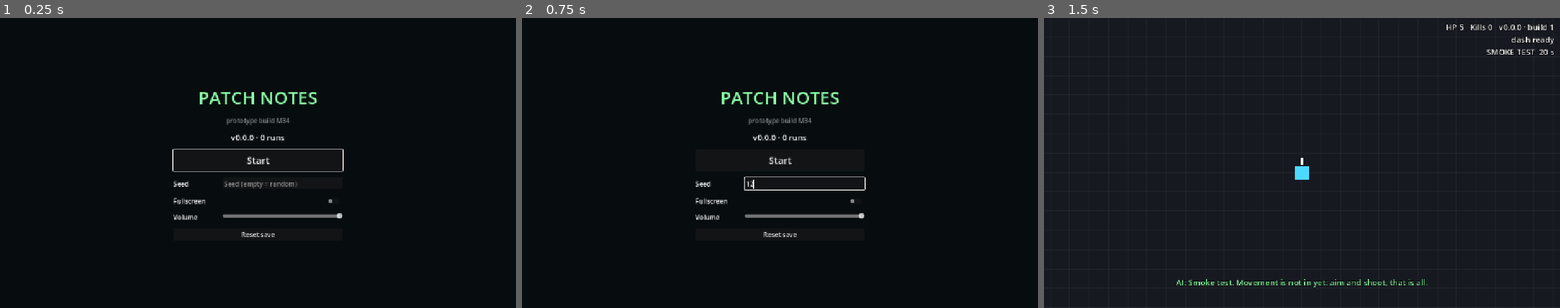
Above: before the commit, frames 1-3 (left to right).
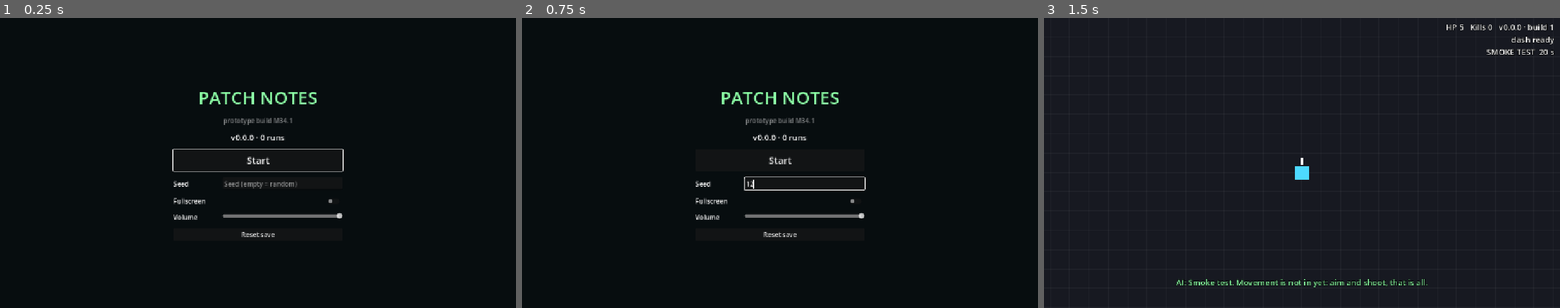
Above: after the commit, the same moments.

Repository: mrafael1/PatchNote
Game: Godot game, scene res://ui/start_screen.tscn
Two runs of this game, one before a commit and one after it. Both use one fixed random seed, a clock stepped at 60 frames per second and the inputs below.
Inputs (mouse positions are in pixels of both pictures, inside the frame that each line leads up to):
- Up to frame 1 (0.25 s): no input
- Up to frame 2 (0.75 s): click (805, 183) at 0.52 s; type "12" at 0.6 s
- Up to frame 3 (1.5 s): click "Start" at 1.25 s

The runs differ from the first frame. In frame 1, 0.2% of the frame differs, in the area x 43-57%, y 34-37%; in frame 2, 0.2%; in frame 3, nothing differs.

Commit message:
M34.1: owner feedback - softer explosion flash, kills fill the patch gauge
- The explosion screen flash drops from 25% to 12% and fires at most once
  per 0.5 s; exploding shots strobed the screen.
- Prompt pacing is one meter: time fills it in 80 s (55 s for the first
  meter of a run or stage), each counted kill is worth 1 s more, with a
  20 s floor. The gauge flashes on every counted kill. The kill-count
  gate (first_prompt_kills, prompt_kills_step) is gone.

Numbers (bot, 16 seeds, fresh save with the basics): prompts at 37/83/129 s
(was 40/88/136); invincible 174.2 s (all unlocked 174.1 s); mortal 104.5 s
(108.9 s on the old schedule).

Co-Authored-By: Claude Opus 5.5 <noreply@anthropic.com>

Diff:
--- a/core/tuning.gd
+++ b/core/tuning.gd
@@ -135,13 +135,20 @@
 var toast_time := 2.2             # how long the AI line stays up after a patch
 
 # --- Director ---
-var first_prompt_kills := 10
-var prompt_kills_step := 6
 # Pacing for the ~3 min v0.0 run (PLAN v5 2.1), retuned at M28 from bot sweeps (16 seeds,
 # --fresh): 3 small prompts, then the 45 s release-candidate wave.
-var first_prompt_min_gap := 40.0  # game seconds before the first prompt may open
-var prompt_min_gap := 48.0
-var prompt_max_gap := 60.0        # a prompt opens at this gap even if the kill gate is not met
+# One meter since the owner's feedback after M34 (2026-11-22): time fills it in
+# prompt_max_gap, each counted kill adds prompt_kill_seconds, and a prompt never opens
+# sooner than the minimum gap. Bot sweeps (16 seeds): prompts at 37/83/129 s (the old
+# schedule was 40/88/136), invincible runs 174 s, mortal fresh 104.5 s (was 108.9; a 65 s
+# first meter gave 88 s: the first prompt's heal came too late). A player who kills
+# faster than the bot gets the patches sooner.
+var first_prompt_min_gap := 20.0  # game seconds before the first prompt may open
+var prompt_min_gap := 20.0
+var first_prompt_max_gap := 55.0  # the first meter: few enemies yet, so a shorter one
+var prompt_max_gap := 80.0        # time alone fills the meter in this long
+var prompt_kill_seconds := 1.0    # each counted kill is worth this much waiting
+var prompt_incoming_at := 0.85    # the HUD announces the patch from this much meter
 var prompts_per_run := 3
 var offer_size := 3
 var hotfix_heal := 1.0            # HP restored by every applied patch
--- a/director/ai_director.gd
+++ b/director/ai_director.gd
@@ -9,6 +9,7 @@
 ## Tests drive it the same way, without any UI.
 
 signal prompt_requested(offer: Offer)
+signal kill_counted   ## a kill filled the meter (the HUD gauge pulses)
 
 var transition: Transition   ## optional: patches go through it when set
 var enabled := true
@@ -26,7 +27,6 @@
 
 var _kills_since_prompt := 0
 var _last_prompt_time := 0.0
-var _kills_needed := 0
 var _hint_given := false
 
 
@@ -34,7 +34,6 @@
 	charges = Tuning.rollback_charges_start
 	charges_earned = charges
 	taste = Taste.from_session()
-	_kills_needed = Tuning.first_prompt_kills
 	_last_prompt_time = RunState.game_time
 	EventBus.enemy_killed.connect(_on_enemy_killed)
 
@@ -61,34 +60,35 @@
 	return prompt_index >= limit() and pending == null
 
 
-## (enough counted kills AND the minimum gap) OR the maximum gap.
+## One meter (owner feedback after M34, 2026-11-22: "killing enemies should fill the
+## gauge quicker"): time fills it in Tuning.prompt_max_gap seconds and every counted
+## kill is worth Tuning.prompt_kill_seconds more. The prompt opens when it is full,
+## but never sooner than min_gap() after the last one.
 func should_prompt(ctx: Dictionary) -> bool:
 	if prompt_index >= limit():
 		return false
 	var gap: float = ctx.time - _last_prompt_time
-	if gap >= Tuning.prompt_max_gap:
-		return true
-	return ctx.kills >= _kills_needed and gap >= min_gap()
-
-
-## The kill gate is met and only the time gap is left: the HUD announces the prompt
-## (PLAN v5 2.1). It reads the gates and adds none.
+	return gap >= min_gap() and _meter(gap, ctx.kills) >= 1.0
+
+
+func _meter(gap: float, kills: int) -> float:
+	return (gap + kills * Tuning.prompt_kill_seconds) / maxf(max_gap(), 0.001)
+
+
+## The meter is nearly full: the HUD announces the prompt (PLAN v5 2.1). It reads the
+## meter and adds no rule.
 func patch_incoming() -> bool:
-	if not enabled or pending != null or prompt_index >= limit():
-		return false
-	return _kills_since_prompt >= _kills_needed
+	var p := prompt_progress()
+	return p >= Tuning.prompt_incoming_at
 
 
 ## How close the next small prompt is, 0..1, for the HUD gauge (G11 feedback,
-## 2026-11-22); -1 when none is coming. It mirrors should_prompt(): the prompt opens at
-## 1, and the value never goes back (kills and time only grow between prompts).
+## 2026-11-22); -1 when none is coming. The prompt opens at 1 (once the minimum gap
+## has passed), and the value never goes back (kills and time only grow between prompts).
 func prompt_progress() -> float:
 	if not enabled or pending != null or prompt_index >= limit():
 		return -1.0
-	var gap := RunState.game_time - _last_prompt_time
-	var kills := 1.0 if _kills_needed <= 0 else float(_kills_since_prompt) / _kills_needed
-	var both := minf(kills, gap / maxf(min_gap(), 0.001))
-	return clampf(maxf(both, gap / maxf(Tuning.prompt_max_gap, 0.001)), 0.0, 1.0)
+	return clampf(_meter(RunState.game_time - _last_prompt_time, _kills_since_prompt), 0.0, 1.0)
 
 
 ## The minimum gap before the next small prompt. A stage's first one comes sooner.
@@ -96,13 +96,18 @@
 	return Tuning.first_prompt_min_gap if prompt_index == _stage_first_prompt else Tuning.prompt_min_gap
 
 
+## Time alone fills the meter in this long. A stage's first one is shorter: few enemies
+## have spawned yet, so kills fill it slowly.
+func max_gap() -> float:
+	return Tuning.first_prompt_max_gap if prompt_index == _stage_first_prompt else Tuning.prompt_max_gap
+
+
 func limit() -> int:
 	return Tuning.prompts_per_run if prompt_limit < 0 else prompt_limit
 
 
 ## A new stage (PLAN v6 4): `count` more prompts, paced from now as at a run start
-## (the gap restarts, the kills since the last prompt reset; the kill gate keeps
-## growing). The first stage only sets the limit: the run start is its pacing.
+## (the gap restarts, the meter empties). The first stage only sets the limit: the run start is its pacing.
 func begin_stage(count: int, first: bool) -> void:
 	prompt_limit = (0 if first else limit()) + count
 	if first:
@@ -119,7 +124,6 @@
 	var offer := get_offer(ctx)
 	_last_prompt_time = ctx.time
 	_kills_since_prompt = 0
-	_kills_needed += Tuning.prompt_kills_step
 	if offer.cards.is_empty():
 		RunState.log_event(&"prompt_skipped", {"index": offer.prompt_index})
 		if transition:
@@ -286,3 +290,5 @@
 	var by_player := info == null or (info as DamageInfo).faction == &"player"
 	if by_player and is_instance_valid(enemy) and enemy.get(&"from_spawner") == true and enemy.get(&"generation") == 0:
 		_kills_since_prompt += 1
+		if prompt_progress() >= 0.0:
+			kill_counted.emit()
--- a/main.gd
+++ b/main.gd
@@ -5,7 +5,7 @@
 ## and hands the run itself to the genre: arena, world, player, camera, spawner and
 ## pacing all live in the Genre node it builds. It never branches on a genre id.
 
-const BUILD := "M34"
+const BUILD := "M34.1"
 
 ## Survive scene reloads: F5 restarts the same seed, "New build" keeps the genre.
 static var next_seed := -1
--- a/systems/feedback.gd
+++ b/systems/feedback.gd
@@ -98,7 +98,7 @@
 	if camera:
 		camera.shake(3.0)
 	if screen and Look.preset.screen_flash:
-		screen.flash(0.25)
+		screen.flash(0.12)   # was 0.25 on every blast until the M34 feedback
 
 
 func _on_player_died() -> void:
--- a/systems/screen_fx.gd
+++ b/systems/screen_fx.gd
@@ -10,10 +10,14 @@
 const VIGNETTE_ALPHA := 0.55
 const VIGNETTE_DEPTH := 0.14   ## share of the shorter screen side
 const FLASH_TIME := 0.08
+## One flash per this many real seconds: exploding shots go off several times a second
+## and the flashes strobed (owner feedback after M34, 2026-11-22).
+const FLASH_COOLDOWN := 0.5
 
 var _vignette_left := 0.0
 var _flash_left := 0.0
 var _flash_alpha := 0.0
+var _flash_ready_in := 0.0
 
 
 func _ready() -> void:
@@ -26,10 +30,15 @@
 	queue_redraw()
 
 
-func flash(alpha := 0.35) -> void:
+## Returns false when a flash went off too recently (it is skipped).
+func flash(alpha := 0.35) -> bool:
+	if _flash_ready_in > 0.0:
+		return false
+	_flash_ready_in = FLASH_COOLDOWN
 	_flash_left = FLASH_TIME
 	_flash_alpha = alpha
 	queue_redraw()
+	return true
 
 
 func vignette_left() -> float:
@@ -37,9 +46,10 @@
 
 
 func _process(delta: float) -> void:
+	var real := delta / maxf(Engine.time_scale, 0.0001)
+	_flash_ready_in = maxf(0.0, _flash_ready_in - real)
 	if _vignette_left <= 0.0 and _flash_left <= 0.0:
 		return
-	var real := delta / maxf(Engine.time_scale, 0.0001)
 	_vignette_left = maxf(0.0, _vignette_left - real)
 	_flash_left = maxf(0.0, _flash_left - real)
 	queue_redraw()
--- a/tests/gut/test_director.gd
+++ b/tests/gut/test_director.gd
@@ -90,13 +90,32 @@
 
 # --- Pacing ----------------------------------------------------------------
 
-func test_prompt_needs_kills_and_the_minimum_gap_or_the_maximum_gap() -> void:
-	var n := Tuning.first_prompt_kills
-	var first := Tuning.first_prompt_min_gap
-	assert_false(director.should_prompt({"time": first + 1.0, "kills": n - 1}), "not enough kills")
-	assert_false(director.should_prompt({"time": first - 1.0, "kills": n * 3}), "too soon")
-	assert_true(director.should_prompt({"time": first, "kills": n}))
-	assert_true(director.should_prompt({"time": Tuning.prompt_max_gap, "kills": 0}), "the maximum gap alone is enough")
+## One meter (owner feedback after M34): time fills it in prompt_max_gap, each kill
+## takes prompt_kill_seconds off, and the minimum gap is a floor.
+func test_time_and_kills_fill_one_meter_over_the_minimum_gap() -> void:
+	var full := Tuning.first_prompt_max_gap
+	var per_kill := Tuning.prompt_kill_seconds
+	var floor_gap := Tuning.first_prompt_min_gap
+	assert_true(director.should_prompt({"time": full, "kills": 0}), "time alone fills it")
+	assert_false(director.should_prompt({"time": full - 1.0, "kills": 0}))
+	var t := floor_gap + 5.0
+	var needed := ceili((full - t) / per_kill)
+	assert_false(director.should_prompt({"time": t, "kills": needed - 1}), "one kill short")
+	assert_true(director.should_prompt({"time": t, "kills": needed}), "kills bring it sooner")
+	assert_false(director.should_prompt({"time": floor_gap - 0.5, "kills": 1000}), "never under the floor")
+	assert_true(director.should_prompt({"time": floor_gap, "kills": 1000}))
+
+
+func test_every_kill_moves_the_gauge() -> void:
+	RunState.game_time += 10.0
+	var before := director.prompt_progress()
+	_kill(1)
+	assert_almost_eq(director.prompt_progress() - before, Tuning.prompt_kill_seconds / director.max_gap(), 0.0001)
+	var pulses := [0]
+	director.kill_counted.connect(func() -> void: pulses[0] += 1)
+	_kill(2)
+	_kill(1, false)   # a patch's spawn: not counted, no pulse
+	assert_eq(pulses[0], 2)
 
 
 func test_the_first_prompt_has_its_own_minimum_gap() -> void:
@@ -104,22 +123,23 @@
 	Tuning.prompt_min_gap = 60.0
 	assert_eq(director.min_gap(), 20.0)
 	assert_false(director.should_prompt({"time": 19.0, "kills": 1000}))
-	assert_true(director.should_prompt({"time": 20.0, "kills": Tuning.first_prompt_kills}))
+	assert_true(director.should_prompt({"time": 20.0, "kills": 1000}))
 	_auto_pick = 0
 	RunState.game_time += Tuning.first_prompt_min_gap
-	_kill(Tuning.first_prompt_kills)
+	_kill(1000)
 	director.poll()
 	assert_eq(offers.size(), 1)
 	assert_eq(director.min_gap(), 60.0)
-	var n := Tuning.first_prompt_kills + Tuning.prompt_kills_step
 	var t := RunState.game_time
-	assert_false(director.should_prompt({"time": t + Tuning.prompt_min_gap - 1.0, "kills": n * 3}), "later gaps are longer")
-	assert_true(director.should_prompt({"time": t + Tuning.prompt_min_gap, "kills": n}))
-
-
-func test_shipped_pacing_brings_the_first_prompt_early() -> void:
+	assert_false(director.should_prompt({"time": t + Tuning.prompt_min_gap - 1.0, "kills": 1000}), "later floors are longer")
+	assert_true(director.should_prompt({"time": t + Tuning.prompt_min_gap, "kills": 1000}))
+
+
+func test_shipped_pacing_lets_kills_matter() -> void:
 	assert_lte(_saved.first_prompt_min_gap, _saved.prompt_min_gap)
-	assert_lt(_saved.prompt_min_gap, Tuning.prompt_max_gap)
+	assert_lt(_saved.prompt_min_gap * 2.0, Tuning.first_prompt_max_gap, "a fast killer can halve the wait")
+	assert_lte(Tuning.first_prompt_max_gap, Tuning.prompt_max_gap)
+	assert_gt(Tuning.prompt_kill_seconds, 0.0)
 
 
 func test_only_spawner_generation_zero_kills_count() -> void:
@@ -129,18 +149,19 @@
 	assert_eq(director.context().kills, 5)
 
 
-func test_kill_threshold_grows_and_the_run_has_four_prompts() -> void:
+func test_each_prompt_empties_the_meter_and_the_run_has_its_prompts() -> void:
 	_auto_pick = 0
-	var needed := Tuning.first_prompt_kills
 	for i in Tuning.prompts_per_run:
 		RunState.game_time += Tuning.prompt_min_gap
+		var needed := ceili((director.max_gap() - Tuning.prompt_min_gap) / Tuning.prompt_kill_seconds)
 		_kill(needed - 1)
 		director.poll()
 		assert_eq(offers.size(), i, "one kill short of %d" % needed)
 		_kill(1)
 		director.poll()
 		assert_eq(offers.size(), i + 1)
-		needed += Tuning.prompt_kills_step
+		if i < Tuning.prompts_per_run - 1:
+			assert_almost_eq(director.prompt_progress(), 0.0, 0.001, "empty again")
 	RunState.game_time += Tuning.prompt_max_gap * 2.0
 	_kill(500)
 	director.poll()
--- a/tests/gut/test_readability.gd
+++ b/tests/gut/test_readability.gd
@@ -271,17 +271,17 @@
 
 # --- The prompt announcement ---------------------------------------------------
 
-func test_the_banner_shows_once_the_kill_gate_is_met_until_the_prompt_opens() -> void:
+func test_the_banner_shows_once_the_meter_is_nearly_full_until_the_prompt_opens() -> void:
 	var hud := _hud()
 	game.director.enabled = true
 	await wait_physics_frames(2)
 	assert_false(game.director.patch_incoming())
-	assert_false(hud.banner_shown(), "not while kills are still needed")
-	game.director.set("_kills_since_prompt", Tuning.first_prompt_kills)
+	assert_false(hud.banner_shown(), "not while the meter is low")
+	game.director.set("_kills_since_prompt", ceili(game.director.max_gap() / Tuning.prompt_kill_seconds))
 	await wait_physics_frames(2)
 	assert_true(game.director.patch_incoming())
 	assert_true(hud.banner_shown(), "Next patch incoming")
-	assert_false(game.prompt_panel.is_open(), "it adds no rule: the time gap still holds")
+	assert_false(game.prompt_panel.is_open(), "it adds no rule: the minimum gap still holds")
 	game.director.open_prompt()
 	await wait_physics_frames(1)
 	assert_false(game.director.patch_incoming())
@@ -332,10 +332,15 @@
 	assert_eq(Tuning.prompts_per_run, 3)
 	assert_eq(Tuning.rc_duration, 45.0)
 	assert_lt(Tuning.prompt_min_gap, Tuning.prompt_max_gap)
-	# The kill gates are met well before the gaps for the bot, so the gaps set the length.
-	var length := Tuning.first_prompt_min_gap + Tuning.prompt_min_gap * (Tuning.prompts_per_run - 1) \
+	# Kills set the length now (one meter, owner feedback after M34); the bot's ~3 min is
+	# measured by the sweep. Here, the bounds: a run that never kills still ends under
+	# 5 min, and the fastest possible one still lasts 100 s.
+	var slowest := Tuning.first_prompt_max_gap + Tuning.prompt_max_gap * (Tuning.prompts_per_run - 1) \
 			+ Tuning.rc_duration
-	assert_between(length, 170.0, 200.0, "~3 min of game time")
+	var fastest := Tuning.first_prompt_min_gap + Tuning.prompt_min_gap * (Tuning.prompts_per_run - 1) \
+			+ Tuning.rc_duration
+	assert_lt(slowest, 300.0, "no kills: under 5 min")
+	assert_gte(fastest, 100.0, "every kill: still a run")
 
 
 ## M30 (PLAN v5 1.7): the 3 tier 1 takes are tuned apart. Each differs from each other
@@ -377,17 +382,29 @@
 	assert_almost_eq(hud.gauge_value(), 0.0, 0.05)
 	assert_eq(hud.gauge_text(), "PATCH 1/%d" % Tuning.prompts_per_run)
 	var last := 0.0
-	director._kills_since_prompt = Tuning.first_prompt_kills
 	for step in 3:
-		RunState.game_time += Tuning.first_prompt_min_gap * 0.3
+		RunState.game_time += director.max_gap() * 0.3
 		await wait_process_frames(1)
 		assert_gte(hud.gauge_value(), last, "it never goes back")
 		last = hud.gauge_value()
 	assert_gt(last, 0.85)
-	RunState.game_time += Tuning.first_prompt_min_gap * 0.1
+	RunState.game_time += director.max_gap() * 0.1
 	await wait_physics_frames(2)
 	assert_not_null(director.pending, "the prompt opened as the gauge filled")
 	assert_eq(hud.gauge_value(), -1.0, "hidden while the prompt is open")
 	director.enabled = false
 	await wait_process_frames(1)
 	assert_eq(hud.gauge_value(), -1.0, "hidden with no director (smoke tests)")
+
+
+## Owner feedback after M34: exploding shots strobed the screen. One faint flash per
+## ScreenFx.FLASH_COOLDOWN at most.
+func test_explosion_flashes_are_rate_limited() -> void:
+	var fx := ScreenFx.new()
+	add_child_autofree(fx)
+	assert_true(fx.flash(0.12))
+	assert_false(fx.flash(0.12), "a second blast right after: no flash")
+	fx._process(ScreenFx.FLASH_COOLDOWN * 0.5)
+	assert_false(fx.flash(0.12))
+	fx._process(ScreenFx.FLASH_COOLDOWN * 0.6)
+	assert_true(fx.flash(0.12), "flashes again after the cooldown")
--- a/tests/gut/test_run_loop.gd
+++ b/tests/gut/test_run_loop.gd
@@ -5,7 +5,7 @@
 
 const TEST_LOG := "user://playtest_test/runs.jsonl"
 const TUNING_KEYS: Array[String] = ["transition_long", "transition_short", "prompt_input_delay",
-		"rc_duration", "report_delay", "first_prompt_min_gap", "prompt_min_gap", "prompt_max_gap", "first_prompt_kills",
+		"rc_duration", "report_delay", "first_prompt_min_gap", "prompt_min_gap", "prompt_max_gap", "first_prompt_max_gap",
 		"toast_time"]
 
 var game: Main
@@ -208,7 +208,7 @@
 	Tuning.first_prompt_min_gap = 0.5
 	Tuning.prompt_min_gap = 0.5
 	Tuning.prompt_max_gap = 1.0
-	Tuning.first_prompt_kills = 1000
+	Tuning.first_prompt_max_gap = 1.0
 	Tuning.rc_duration = 2.0
 	RunState.invincible = true
 	game.player.set_bot(true)
--- a/tests/gut/test_stages.gd
+++ b/tests/gut/test_stages.gd
@@ -6,7 +6,7 @@
 
 const TUNING_KEYS: Array[String] = ["transition_long", "transition_short", "prompt_input_delay",
 		"rc_duration", "report_delay", "stage_clear_time", "first_prompt_min_gap", "prompt_min_gap",
-		"prompt_max_gap", "first_prompt_kills"]
+		"prompt_max_gap", "first_prompt_max_gap"]
 const STAGE_TIME := 1.0
 
 var game: Main
@@ -283,7 +283,7 @@
 	Tuning.first_prompt_min_gap = 0.4
 	Tuning.prompt_min_gap = 0.4
 	Tuning.prompt_max_gap = 0.8
-	Tuning.first_prompt_kills = 1000
+	Tuning.first_prompt_max_gap = 0.8
 	var traces: Array[Array] = []
 	var stages_seen: Array[int] = []
 	for run in 2:
--- a/ui/hud.gd
+++ b/ui/hud.gd
@@ -21,6 +21,8 @@
 var _gauge: Control
 var _gauge_label: Label
 var _gauge_fill: ColorRect
+var _kill_pulse := 0.0
+const KILL_PULSE_TIME := 0.15
 var _pulse := 0.0
 
 
@@ -49,6 +51,8 @@
 	_banner.visible = false
 	add_child(_banner)
 	_build_gauge()
+	if director:
+		director.kill_counted.connect(_on_kill_counted)
 
 
 ## The game's version and the in-run build (PLAN v5 1.6): "v0.1.2 · build 5", or with
@@ -97,9 +101,16 @@
 	return _gauge_label.text
 
 
-func _update_gauge() -> void:
+## A counted kill: the bar flashes bright, so the kill reads as filling it.
+func _on_kill_counted() -> void:
+	_kill_pulse = KILL_PULSE_TIME
+
+
+func _update_gauge(delta := 0.0) -> void:
 	var progress := director.prompt_progress() if director else -1.0
 	_gauge.visible = progress >= 0.0
+	_kill_pulse = maxf(0.0, _kill_pulse - delta)
+	_gauge_fill.color = GAUGE_FILL.lerp(Color.WHITE, 0.7 * _kill_pulse / KILL_PULSE_TIME)
 	if not _gauge.visible:
 		return
 	_gauge_label.text = "PATCH %d/%d" % [director.prompt_index + 1, Tuning.prompts_per_run]
@@ -118,7 +129,7 @@
 		_banner.modulate.a = 0.55 + 0.45 * sin(_pulse)
 	else:
 		_pulse = 0.0
-	_update_gauge()
+	_update_gauge(delta)
 	var hp := 0
 	if is_instance_valid(player):
 		var health := Component.find(player, Health) as Health
Not shown, changed: PLAN.md
